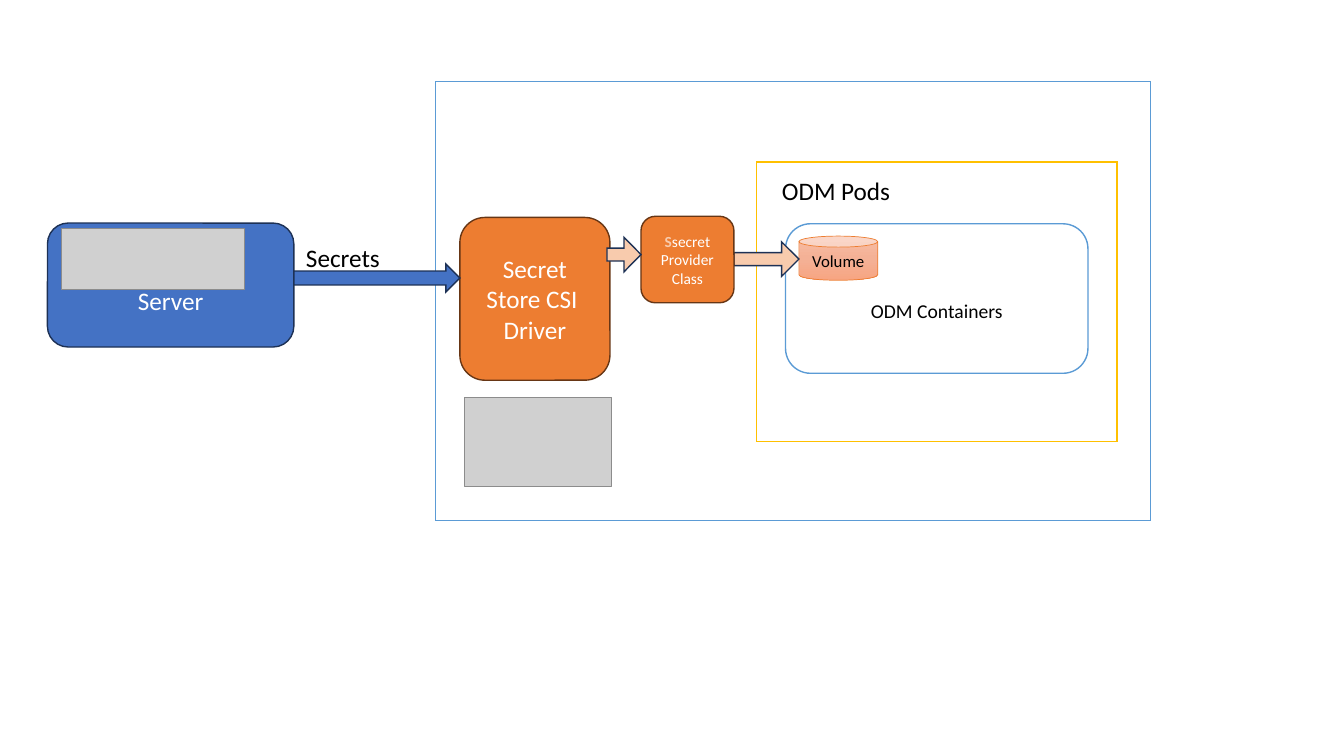
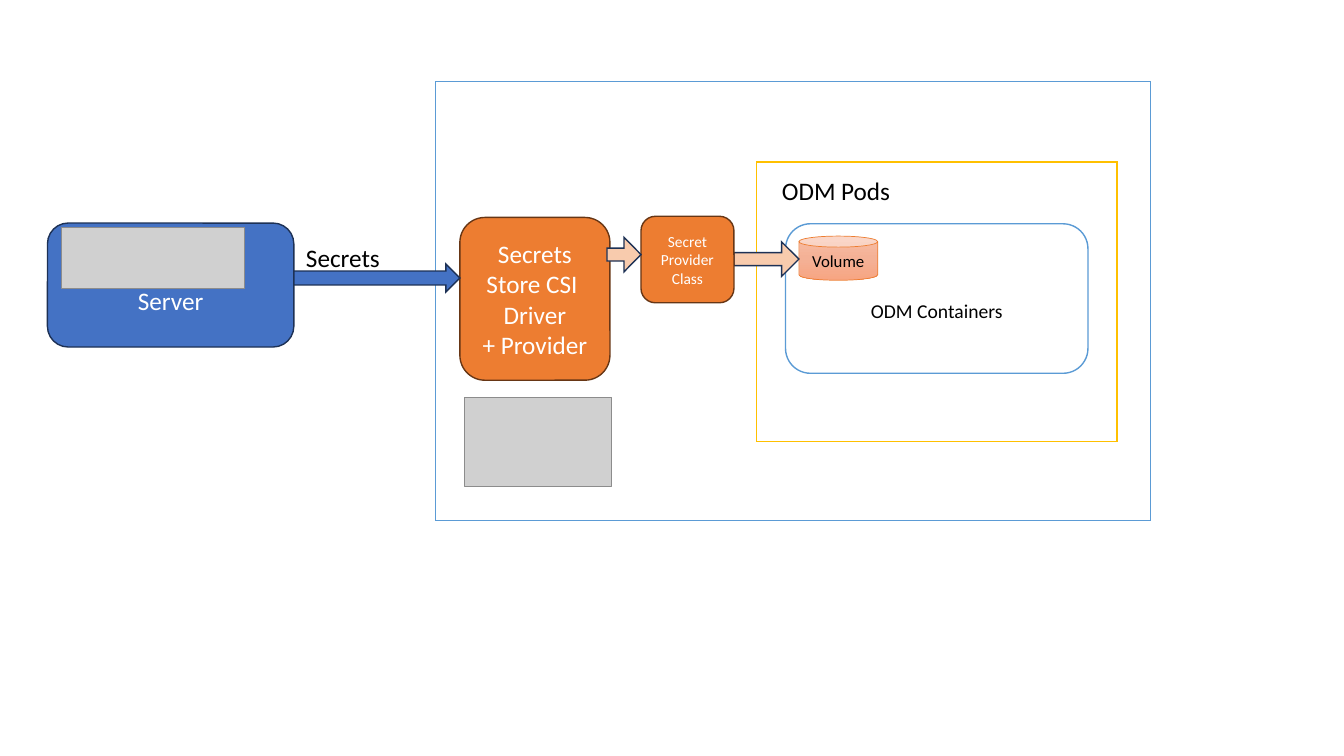
Before and after one commit to DecisionsDev/odm-docker-kubernetes, a slide deck: slide 1 of contrib/secrets-store/images/VaultInitContainer.pptx. Drawn at 1344x756 pixels with LibreOffice and Linux fonts; fonts in the diff are those of the drawing; grey boxes stand for pictures. Boxes give left, top, right and bottom in pixels: in the first picture for what was removed or moved away, otherwise in the second. Text is boxed around its words. In the diff, an @@ line names an element or a change of style, - is before the commit and + after.

Commit message:
Updated with both drivers

```diff
--- a/contrib/secrets-store/images/VaultInitContainer.pptx
+++ b/contrib/secrets-store/images/VaultInitContainer.pptx
@@ text in rounded rectangle at <box>668,237,707,247</box>: text changed @@
-Ssecret
+Secret
@@ text in rounded rectangle at <box>486,246,587,354</box>: text changed @@
-Secret Store CSI
-Driver
+Secrets Store CSI
+Driver
++ Provider
```
Also in this commit, not shown: 1 other file.
